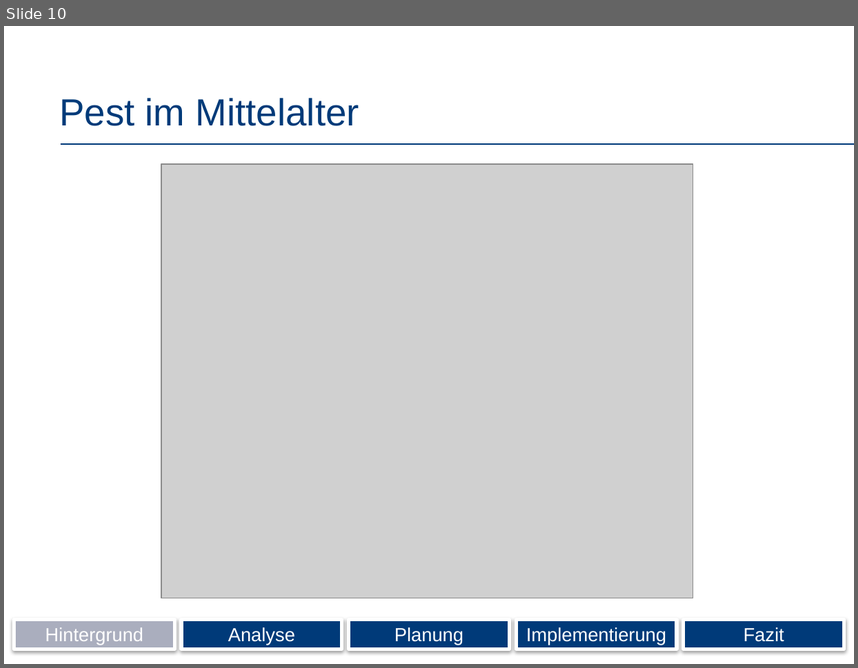
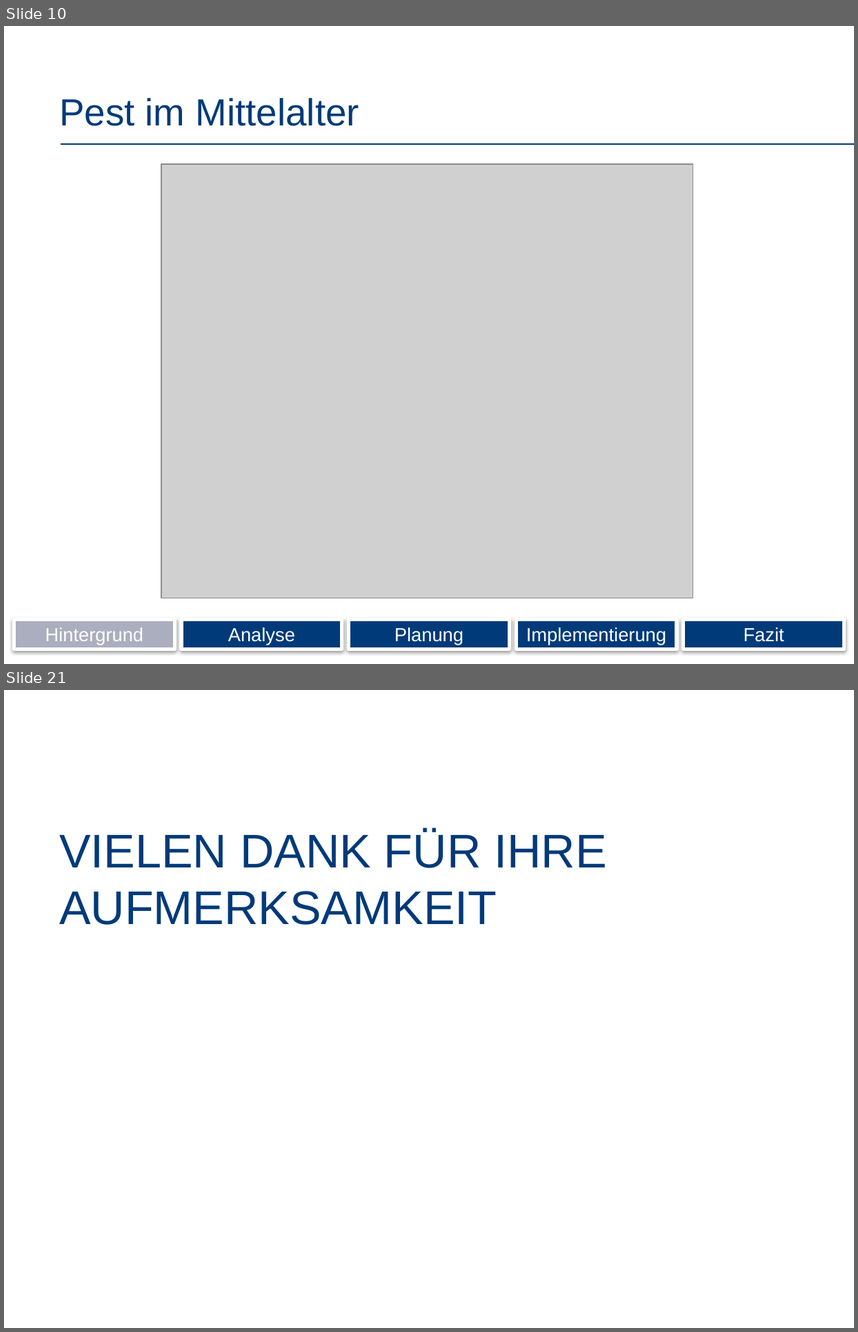
Before and after one commit to Wolle1508/SE-Projekt, a slide deck: Präsentation.pptx. Shown one above the other, each under a label of ours: slide 10 before the commit, slides 10 and 21 after it; the slides between them are not shown. The pictures are 858x668 and 858x1332 pixels, drawn with LibreOffice and Linux fonts; fonts in the diff are those of the drawing; grey boxes stand for pictures; background and template pictures are left out. Boxes give left, top, right and bottom in pixels: in the first picture for what was removed or moved away, otherwise in the second. Text is boxed around its words. In the diff, an @@ line names an element or a change of style, - is before the commit and + after.

```diff
--- a/Präsentation.pptx
+++ b/Präsentation.pptx
@@ slide 21 added at box(4, 690, 854, 1328), background #FFFFFF @@
@@ title added at box(59, 829, 606, 925), 40 pt, text #003A79 @@
+VIELEN DANK FÜR IHRE AUFMERKSAMKEIT
```
Also in this commit, not shown: 2 slides changed, 8 other slides added.
